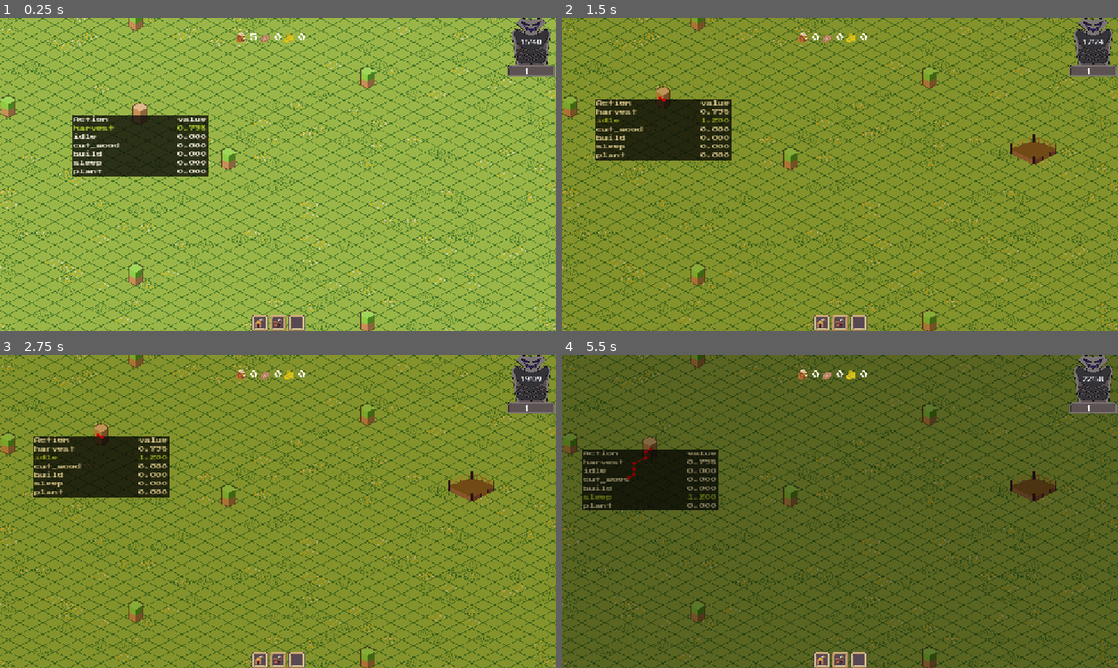
Above: before the commit, frames 1-4 (two rows, left to right).
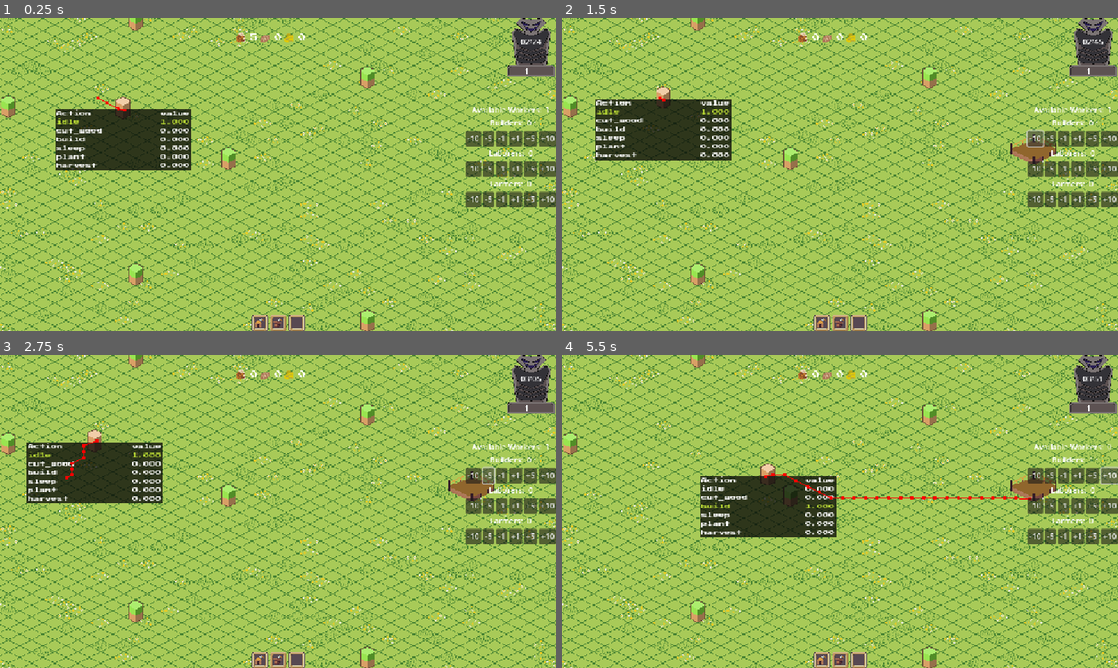
Above: after the commit, the same moments.

Repository: JontanKhuu/Ramen
Game: Godot game, scene res://World/world.tscn
The game is run twice, just before and just after one commit, with the same random seed, the same clock (stepped at 60 frames per second) and the same inputs.
Inputs (mouse positions are in pixels of both pictures, inside the frame that each line leads up to):
- Up to frame 1 (0.25 s): no input
- Up to frame 2 (1.5 s): click (823, 321) at 0.52 s; click (1034, 136) at 1.25 s, where only the run after the commit has a clickable "-10"
- Up to frame 3 (2.75 s): click (489, 473) at 2 s, where only the run after the commit has a clickable "-5"
- Up to frame 4 (5.5 s): click (1062, 473) at 2.75 s, where only the run after the commit has a clickable "-1"; click (1079, 473) at 3.5 s, where only the run after the commit has a clickable "+1"; click (1090, 473) at 4.25 s, where only the run after the commit has a clickable "+5"; click (1106, 473) at 5 s, where only the run after the commit has a clickable "+10"

The runs differ from the first frame. In frame 1, 6.0% of the frame differs, in the area x 0-100%, y 0-100%; in frame 2, 94%; in frame 3, 95%; in frame 4, 96%.

Commit message:
Added Job Manager
- Job Manager

Diff:
--- a/NPC/Scripts/npc.gd
+++ b/NPC/Scripts/npc.gd
@@ -132,7 +132,6 @@
 		var tree_map_pos = treeTiles.local_to_map(_target)
 		treeTiles.set_cell(tree_map_pos,0)
 		Global.wood += 2
-
 		_target = null
 		pass
 
--- /dev/null
+++ b/UI/Job_Manager/Job_Manager.tscn
@@ -0,0 +1,180 @@
+[gd_scene format=3 uid="uid://cvqkc652n5re2"]
+
+[node name="JobManager" type="Control"]
+layout_mode = 3
+anchors_preset = 15
+anchor_right = 1.0
+anchor_bottom = 1.0
+offset_left = 576.0
+offset_top = -68.0
+offset_right = -389.0
+offset_bottom = -489.0
+grow_horizontal = 2
+grow_vertical = 2
+
+[node name="Job Manager Box" type="VBoxContainer" parent="."]
+layout_mode = 2
+anchor_left = 2.075
+anchor_top = 1.089
+anchor_right = 2.075
+anchor_bottom = 1.089
+offset_left = -0.0249939
+offset_top = -0.0250244
+offset_right = 187.975
+offset_bottom = 260.975
+
+[node name="Job" type="VBoxContainer" parent="Job Manager Box"]
+layout_mode = 2
+size_flags_vertical = 0
+
+[node name="Job Stuff" type="HBoxContainer" parent="Job Manager Box/Job"]
+layout_mode = 2
+size_flags_horizontal = 4
+
+[node name="Worker Icon" type="Sprite2D" parent="Job Manager Box/Job/Job Stuff"]
+
+[node name="Job Name" type="Label" parent="Job Manager Box/Job/Job Stuff"]
+layout_mode = 2
+text = "Available Workers: "
+
+[node name="Job Count" type="Label" parent="Job Manager Box/Job/Job Stuff"]
+layout_mode = 2
+text = "0"
+
+[node name="Builder" type="VBoxContainer" parent="Job Manager Box"]
+layout_mode = 2
+size_flags_vertical = 0
+
+[node name="Job Stuff" type="HBoxContainer" parent="Job Manager Box/Builder"]
+layout_mode = 2
+size_flags_horizontal = 4
+
+[node name="Builder Job Icon" type="Sprite2D" parent="Job Manager Box/Builder/Job Stuff"]
+
+[node name="Job Name" type="Label" parent="Job Manager Box/Builder/Job Stuff"]
+layout_mode = 2
+text = "Builders: "
+
+[node name="Job Count" type="Label" parent="Job Manager Box/Builder/Job Stuff"]
+layout_mode = 2
+text = "0"
+
+[node name="Worker Allocation" type="HBoxContainer" parent="Job Manager Box/Builder"]
+layout_mode = 2
+size_flags_horizontal = 4
+
+[node name="-10" type="Button" parent="Job Manager Box/Builder/Worker Allocation"]
+layout_mode = 2
+text = "-10"
+
+[node name="-5" type="Button" parent="Job Manager Box/Builder/Worker Allocation"]
+layout_mode = 2
+text = "-5"
+
+[node name="-1" type="Button" parent="Job Manager Box/Builder/Worker Allocation"]
+layout_mode = 2
+text = "-1"
+
+[node name="+1" type="Button" parent="Job Manager Box/Builder/Worker Allocation"]
+layout_mode = 2
+text = "+1"
+
+[node name="+5" type="Button" parent="Job Manager Box/Builder/Worker Allocation"]
+layout_mode = 2
+text = "+5"
+
+[node name="+10" type="Button" parent="Job Manager Box/Builder/Worker Allocation"]
+layout_mode = 2
+text = "+10"
+
+[node name="Laborer" type="VBoxContainer" parent="Job Manager Box"]
+layout_mode = 2
+size_flags_vertical = 0
+
+[node name="Job Stuff" type="HBoxContainer" parent="Job Manager Box/Laborer"]
+layout_mode = 2
+size_flags_horizontal = 4
+
+[node name="Laborer Job Icon" type="Sprite2D" parent="Job Manager Box/Laborer/Job Stuff"]
+
+[node name="Job Name" type="Label" parent="Job Manager Box/Laborer/Job Stuff"]
+layout_mode = 2
+text = "Laborers: "
+
+[node name="Job Count" type="Label" parent="Job Manager Box/Laborer/Job Stuff"]
+layout_mode = 2
+text = "0"
+
+[node name="Worker Allocation" type="HBoxContainer" parent="Job Manager Box/Laborer"]
+layout_mode = 2
+size_flags_horizontal = 4
+
+[node name="-10" type="Button" parent="Job Manager Box/Laborer/Worker Allocation"]
+layout_mode = 2
+text = "-10"
+
+[node name="-5" type="Button" parent="Job Manager Box/Laborer/Worker Allocation"]
+layout_mode = 2
+text = "-5"
+
+[node name="-1" type="Button" parent="Job Manager Box/Laborer/Worker Allocation"]
+layout_mode = 2
+text = "-1"
+
+[node name="+1" type="Button" parent="Job Manager Box/Laborer/Worker Allocation"]
+layout_mode = 2
+text = "+1"
+
+[node name="+5" type="Button" parent="Job Manager Box/Laborer/Worker Allocation"]
+layout_mode = 2
+text = "+5"
+
+[node name="+10" type="Button" parent="Job Manager Box/Laborer/Worker Allocation"]
+layout_mode = 2
+text = "+10"
+
+[node name="Farmer" type="VBoxContainer" parent="Job Manager Box"]
+layout_mode = 2
+size_flags_vertical = 0
+
+[node name="Job Stuff" type="HBoxContainer" parent="Job Manager Box/Farmer"]
+layout_mode = 2
+size_flags_horizontal = 4
+
+[node name="Farmers Job Icon" type="Sprite2D" parent="Job Manager Box/Farmer/Job Stuff"]
+
+[node name="Job Name" type="Label" parent="Job Manager Box/Farmer/Job Stuff"]
+layout_mode = 2
+text = "Farmers: "
+
+[node name="Job Count" type="Label" parent="Job Manager Box/Farmer/Job Stuff"]
+layout_mode = 2
+text = "0"
+
+[node name="Worker Allocation" type="HBoxContainer" parent="Job Manager Box/Farmer"]
+layout_mode = 2
+size_flags_horizontal = 4
+
+[node name="-10" type="Button" parent="Job Manager Box/Farmer/Worker Allocation"]
+layout_mode = 2
+text = "-10"
+
+[node name="-5" type="Button" parent="Job Manager Box/Farmer/Worker Allocation"]
+layout_mode = 2
+text = "-5"
+
+[node name="-1" type="Button" parent="Job Manager Box/Farmer/Worker Allocation"]
+layout_mode = 2
+text = "-1"
+
+[node name="+1" type="Button" parent="Job Manager Box/Farmer/Worker Allocation"]
+layout_mode = 2
+text = "+1"
+
+[node name="+5" type="Button" parent="Job Manager Box/Farmer/Worker Allocation"]
+layout_mode = 2
+text = "+5"
+
+[node name="+10" type="Button" parent="Job Manager Box/Farmer/Worker Allocation"]
+layout_mode = 2
+text = "+10"
--- /dev/null
+++ b/UI/Job_Manager/scripts/job_manager.gd
@@ -0,0 +1,80 @@
+extends Node
+
+@onready var available_workers: Label = $Job_Manager_Box/Jobs/Available_Works/Job_Count
+@onready var builders_count: Label = $Job_Manager_Box/Builders/Job_Stuff/Job_Count
+@onready var laborers_count: Label = $Job_Manager_Box/Laborers/Job_Stuff/Job_Count
+@onready var farmers_count: Label = $Job_Manager_Box/Farmers/Job_Stuff/Job_Count
+@onready var JOB = Global.JOB
+
+func _ready():
+	var job_data = {
+		"Builder": Global.JOB.BUILDER,
+		"Laborer": Global.JOB.LABORER,
+		"Farmer": Global.JOB.FARMER,
+	}
+	for job_name in job_data.keys():
+		var worker_allocation_container = get_node("Job Manager Box/" + job_name + "/Worker Allocation")
+		if worker_allocation_container:
+			var buttons = worker_allocation_container.get_children()
+			for button in buttons:
+				if button is Button:
+					var amount_text = button.text
+					var amount = amount_text.to_int()
+					button.connect("pressed", self._on_worker_button_pressed.bind(job_data[job_name], amount))
+				else:
+					printerr("Warning: Non-button child in Worker Allocation for:", job_name)
+		else:
+			printerr("Error: Could not find Worker Allocation container for:", job_name)
+		update_job_number(job_name, job_data[job_name]) # Initialize job counts for specific jobs
+	# Now, also update the "None" job count label
+	update_job_number("Job", Global.JOB.NONE)
+
+func get_villager_job(job_enum: int) -> Array:
+	var all_villagers = get_tree().get_nodes_in_group("VILLAGER")
+	var filtered_villagers = []
+	for villager in all_villagers:
+		if villager.job == job_enum:
+			filtered_villagers.append(villager)
+	return filtered_villagers
+
+func set_job(villager, new_job_enum: int) -> void:
+	villager.job = new_job_enum
+
+func update_job_number(job_name: String, job_enum: int):
+	var job_count_label = get_node("Job Manager Box/" + job_name + "/Job Stuff/Job Count")
+	if job_count_label is Label:
+		job_count_label.text = str(get_villager_job(job_enum).size())
+	else:
+		printerr("Error: Could not find Job Count Label for:", job_name)
+
+func _on_worker_button_pressed(job_enum: int, amount: int):
+	if amount > 0:
+		# Add workers to the job
+		var none_villagers = get_villager_job(Global.JOB.NONE)
+		var villagers_to_add = min(amount, none_villagers.size())
+		for _i in villagers_to_add:
+			if not none_villagers.is_empty():
+				var villager_to_assign = none_villagers.pop_front()
+				set_job(villager_to_assign, job_enum)
+		if villagers_to_add > 0:
+			# Need to find the job name to update the label
+			for job_name in ["Laborer", "Builder", "Farmer"]:
+				if Global.JOB[job_name.to_upper()] == job_enum:
+					update_job_number(job_name, job_enum)
+					break
+			update_job_number("Job", Global.JOB.NONE)
+	elif amount < 0:
+		# Remove workers from the job
+		var current_job_villagers = get_villager_job(job_enum)
+		var villagers_to_remove = min(-amount, current_job_villagers.size())
+		for _i in villagers_to_remove:
+			if not current_job_villagers.is_empty():
+				var villager_to_unassign = current_job_villagers.pop_front()
+				set_job(villager_to_unassign, Global.JOB.NONE)
+		if villagers_to_remove > 0:
+			# Need to find the job name to update the label
+			for job_name in ["Laborer", "Builder", "Farmer"]:
+				if Global.JOB[job_name.to_upper()] == job_enum:
+					update_job_number(job_name, job_enum)
+					break
+			update_job_number("Job", Global.JOB.NONE)
--- a/UI/MainUI/mainUI.tscn
+++ b/UI/MainUI/mainUI.tscn
@@ -6,6 +6,8 @@
 [ext_resource type="PackedScene" uid="uid://dy750xbw85hp1" path="res://UI/MainUI/resource_tracka.tscn" id="4_lvtto"]
 [ext_resource type="Texture2D" uid="uid://det8icwdmvnuh" path="res://UI/BuildMenu/Assets/IconStorageBuild.png" id="4_q5o53"]
 [ext_resource type="PackedScene" uid="uid://cwyk2c760n12i" path="res://UI/Trading/trade_ui.tscn" id="6_6j1t5"]
+[ext_resource type="PackedScene" uid="uid://cvqkc652n5re2" path="res://UI/Job_Manager/Job_Manager.tscn" id="7_pg31w"]
+[ext_resource type="Script" uid="uid://5kw6sdtpjg6p" path="res://UI/Job_Manager/scripts/job_manager.gd" id="8_bwhks"]
 
 [node name="MainUI" type="CanvasLayer"]
 
@@ -101,3 +103,6 @@
 mouse_filter = 2
 
 [node name="TradeUI" parent="." instance=ExtResource("6_6j1t5")]
+
+[node name="JobManager" parent="." instance=ExtResource("7_pg31w")]
+script = ExtResource("8_bwhks")
--- a/World/world.tscn
+++ b/World/world.tscn
@@ -12,7 +12,7 @@
 script = ExtResource("3_k8do8")
 seconds = 0
 minutes = 20
-hours = 15
+hours = 2
 days = 1
 metadata/_custom_type_script = "uid://cs3tjofpk4ng3"
 
@@ -46,7 +46,7 @@
 [node name="TimeSystem" type="Node" parent="."]
 script = ExtResource("2_3f78f")
 date_time = SubResource("Resource_bkhv4")
-ticks_per_second = 5000
+ticks_per_second = 1000
 
 [node name="MainUI" parent="." instance=ExtResource("3_bkhv4")]
 
@@ -69,6 +69,7 @@
 
 [node name="NPC" parent="." instance=ExtResource("6_bkhv4")]
 position = Vector2(390, 253)
+job = 0
 
 [node name="Player_Camera" type="Camera2D" parent="."]
 position = Vector2(581, 335)
--- a/project.godot
+++ b/project.godot
@@ -72,12 +72,12 @@
 }
 camera_zoom_in={
 "deadzone": 0.2,
-"events": [Object(InputEventKey,"resource_local_to_scene":false,"resource_name":"","device":-1,"window_id":0,"alt_pressed":false,"shift_pressed":false,"ctrl_pressed":false,"meta_pressed":false,"pressed":false,"keycode":0,"physical_keycode":61,"key_label":0,"unicode":61,"location":0,"echo":false,"script":null)
+"events": [Object(InputEventKey,"resource_local_to_scene":false,"resource_name":"","device":0,"window_id":0,"alt_pressed":false,"shift_pressed":false,"ctrl_pressed":false,"meta_pressed":false,"pressed":false,"keycode":0,"physical_keycode":45,"key_label":0,"unicode":0,"location":0,"echo":false,"script":null)
 ]
 }
 camera_zoom_out={
 "deadzone": 0.2,
-"events": [Object(InputEventKey,"resource_local_to_scene":false,"resource_name":"","device":-1,"window_id":0,"alt_pressed":false,"shift_pressed":false,"ctrl_pressed":false,"meta_pressed":false,"pressed":false,"keycode":0,"physical_keycode":45,"key_label":0,"unicode":45,"location":0,"echo":false,"script":null)
+"events": [Object(InputEventKey,"resource_local_to_scene":false,"resource_name":"","device":0,"window_id":0,"alt_pressed":false,"shift_pressed":false,"ctrl_pressed":false,"meta_pressed":false,"pressed":false,"keycode":0,"physical_keycode":61,"key_label":0,"unicode":0,"location":0,"echo":false,"script":null)
 ]
 }
 speedup_camera={
Not shown: 1 places in UI/Calendar/Calendar_Menu.tscn that only renumber resources
Not shown, added: UI/Job_Manager/scripts/job_manager.gd.uid
Not shown: 1 places in UI/MainUI/mainUI.tscn that only renumber resources
